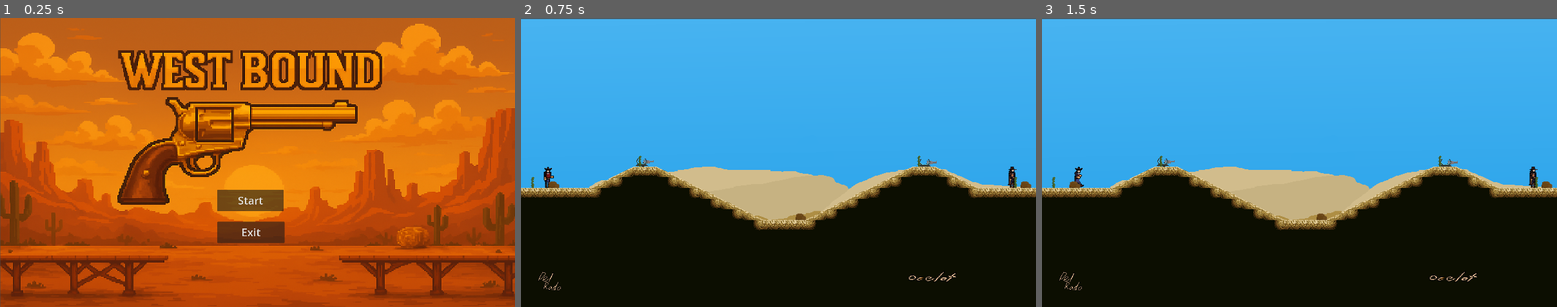
Above: before the commit, frames 1-3 (left to right).
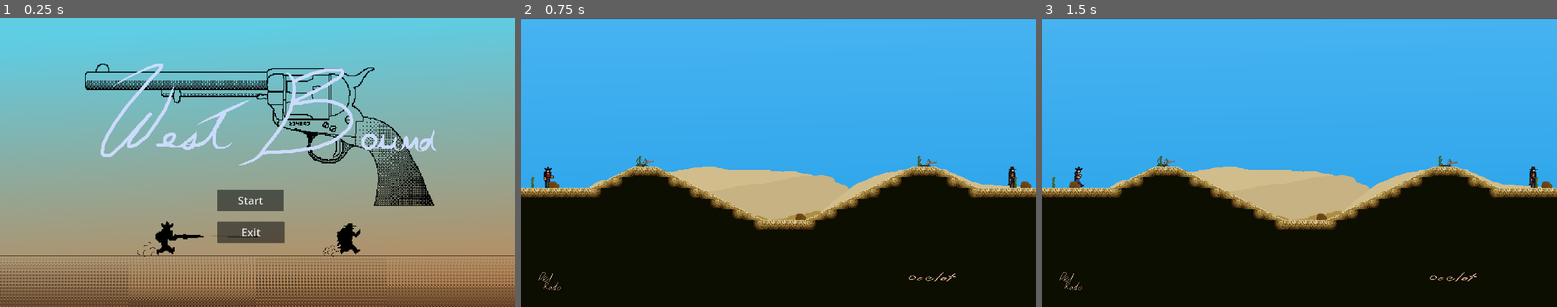
Above: after the commit, the same moments.

Repository: Sean-Suggitt/West-Bound
Game: Godot game, scene res://Scenes/main_menu.tscn
Two runs of this game, one before a commit and one after it. Both use one fixed random seed, a clock stepped at 60 frames per second and the inputs below.
Inputs:
- Up to frame 1 (0.25 s): no input
- Up to frame 2 (0.75 s): click "Start" at 0.5 s
- Up to frame 3 (1.5 s): tap Enter at 1.25 s; hold D (P1_right) from 1.28 s (still down); tap J (P1_fire) at 1.35 s

The runs differ from the first frame. In frame 1, 100% of the frame differs, in the area x 0-100%, y 0-100%; in frame 2, nothing differs; in frame 3, nothing differs.

Commit message:
Changed the main and end backgrounds

Diff:
--- a/West Bound/Scenes/endgame.tscn
+++ b/West Bound/Scenes/endgame.tscn
@@ -1,7 +1,7 @@
 [gd_scene load_steps=3 format=3 uid="uid://ca7gb01laaa4g"]
 
-[ext_resource type="Texture2D" uid="uid://bkb6r4c65715e" path="res://Images/Backgrounds/endgame.png" id="1_4qhd6"]
-[ext_resource type="Script" uid="uid://bh6kc1muithm" path="res://Scripts/endgame.gd" id="1_5g5t5"]
+[ext_resource type="Script" path="res://Scripts/endgame.gd" id="1_5g5t5"]
+[ext_resource type="Texture2D" uid="uid://brgk3ducj8puk" path="res://Images/Backgrounds/endscreen.png" id="2_5g5t5"]
 
 [node name="EndGame" type="Control"]
 layout_mode = 3
@@ -13,9 +13,9 @@
 script = ExtResource("1_5g5t5")
 
 [node name="Endgame" type="Sprite2D" parent="."]
-position = Vector2(964.16, 541.94)
-scale = Vector2(1.24849, 1.0509)
-texture = ExtResource("1_4qhd6")
+position = Vector2(960, 540)
+scale = Vector2(1.5, 1.5)
+texture = ExtResource("2_5g5t5")
 
 [node name="MainMenuBtn" type="Button" parent="."]
 layout_mode = 1
--- a/West Bound/Scenes/main_menu.tscn
+++ b/West Bound/Scenes/main_menu.tscn
@@ -1,7 +1,7 @@
 [gd_scene load_steps=4 format=3 uid="uid://hb6y4verpfd6"]
 
-[ext_resource type="Texture2D" uid="uid://bugkd64r240pv" path="res://Images/Backgrounds/homepage.png" id="1_28flt"]
 [ext_resource type="Script" uid="uid://b70b3vo8yajqv" path="res://Scripts/main_menu.gd" id="1_48xlc"]
+[ext_resource type="Texture2D" uid="uid://bh7ryp1mqggtm" path="res://Images/Backgrounds/Title_screen.png" id="2_1ehe0"]
 [ext_resource type="PackedScene" uid="uid://88wh2bsa11pb" path="res://Scenes/Sounds/main_menu_music.tscn" id="3_1ehe0"]
 
 [node name="MainMenu" type="Control"]
@@ -18,9 +18,9 @@
 script = ExtResource("1_48xlc")
 
 [node name="Homepage" type="Sprite2D" parent="."]
-position = Vector2(960.16, 513.44)
-scale = Vector2(1.26021, 1.06164)
-texture = ExtResource("1_28flt")
+position = Vector2(951, 512)
+scale = Vector2(1.5, 1.5)
+texture = ExtResource("2_1ehe0")
 
 [node name="StartButton" type="Button" parent="."]
 layout_mode = 1
Binary file added: West Bound/Images/Backgrounds/Title_screen.png
Not shown, added: West Bound/Images/Backgrounds/Title_screen.png.import
Binary file added: West Bound/Images/Backgrounds/endscreen.png
Not shown, added: West Bound/Images/Backgrounds/endscreen.png.import
